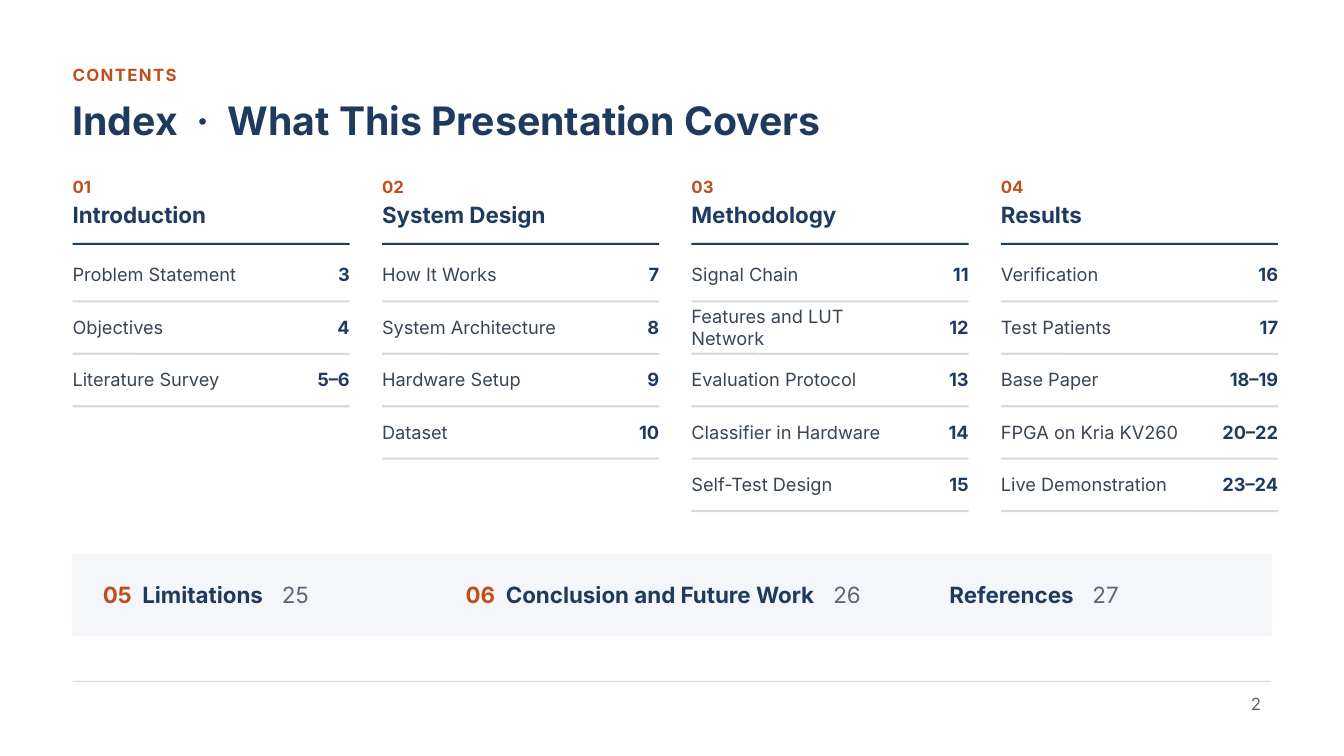
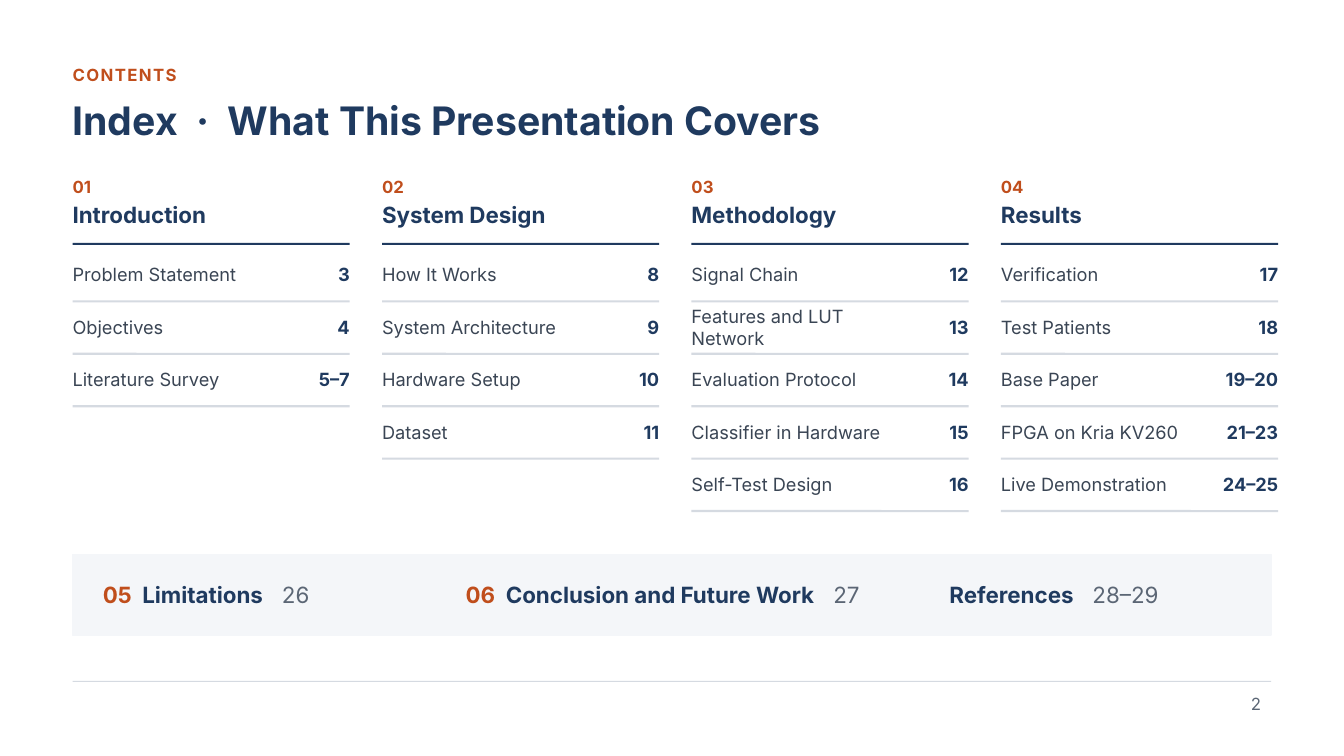
Before and after one commit to chaithr45/Final_year_proj, a slide deck: slide 2 of reports/ec418/out/SeizeLUT_EC418_Presentation.pptx. Drawn at 1344x756 pixels with LibreOffice and Linux fonts; fonts in the diff are those of the drawing. Boxes give left, top, right and bottom in pixels: in the first picture for what was removed or moved away, otherwise in the second. Text is boxed around its words. In the diff, an @@ line names an element or a change of style, - is before the commit and + after.

```diff
--- a/reports/ec418/out/SeizeLUT_EC418_Presentation.pptx
+++ b/reports/ec418/out/SeizeLUT_EC418_Presentation.pptx
@@ text removed at [649, 267, 660, 281] @@
-7
@@ 4 texts: place and size @@
-4 texts at [647, 320, 1278, 491]
+4 texts at [647, 267, 1278, 439]
@@ text added at [1258, 320, 1278, 334], 13 pt, text #1F3A5F, bold @@
+18
@@ text at [319, 372, 350, 386]: text changed @@
-5–6
+5–7
@@ 4 texts: place and size @@
-4 texts at [639, 372, 969, 439]
+4 texts at [639, 320, 969, 386]
@@ text at [1226, 372, 1278, 386]: text changed @@
-18–19
+19–20
@@ text "11": place and size @@
-text "11" at [953, 267, 969, 281]
+text "11" at [644, 425, 660, 439]
@@ text at [1227, 425, 1278, 439]: text changed @@
-20–22
+21–23
@@ text "16": place and size @@
-text "16" at [1258, 267, 1278, 281]
+text "16" at [949, 477, 969, 491]
@@ text at [1223, 477, 1278, 491]: text changed @@
-23–24
+24–25
@@ text at [103, 586, 309, 604]: text changed @@
-05 Limitations 25
+05 Limitations 26
@@ text at [466, 586, 859, 604]: text changed @@
-06 Conclusion and Future Work 26
+06 Conclusion and Future Work 27
@@ text at [949, 586, 1158, 604]: text changed @@
-References 27
+References 28–29
```
Also in this commit, not shown: 8 other slides changed, 2 slides added, 6 other files.
